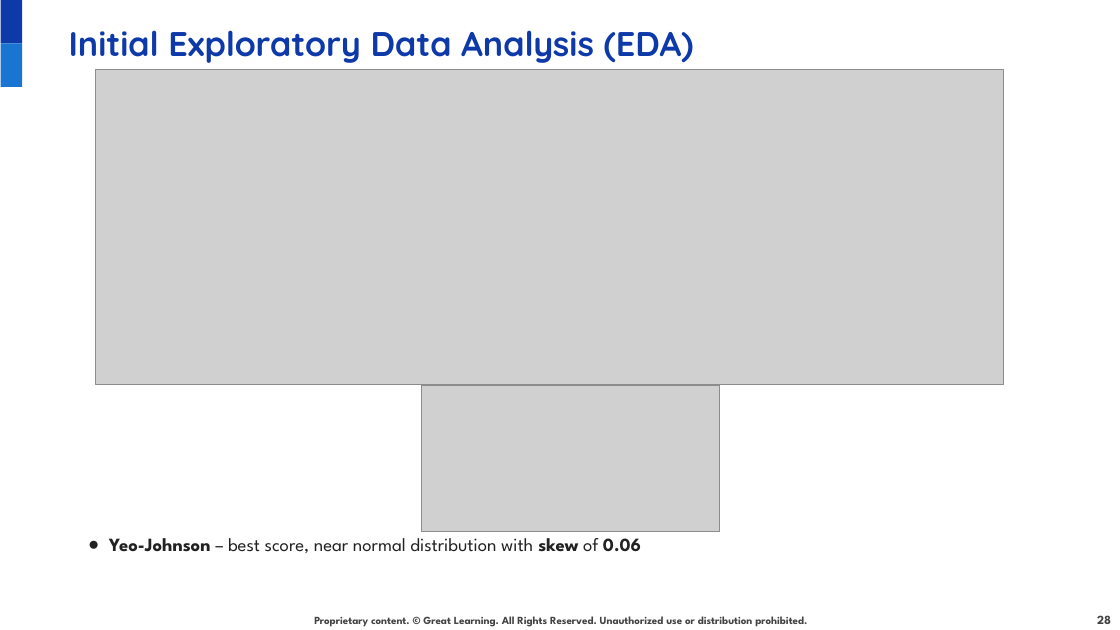
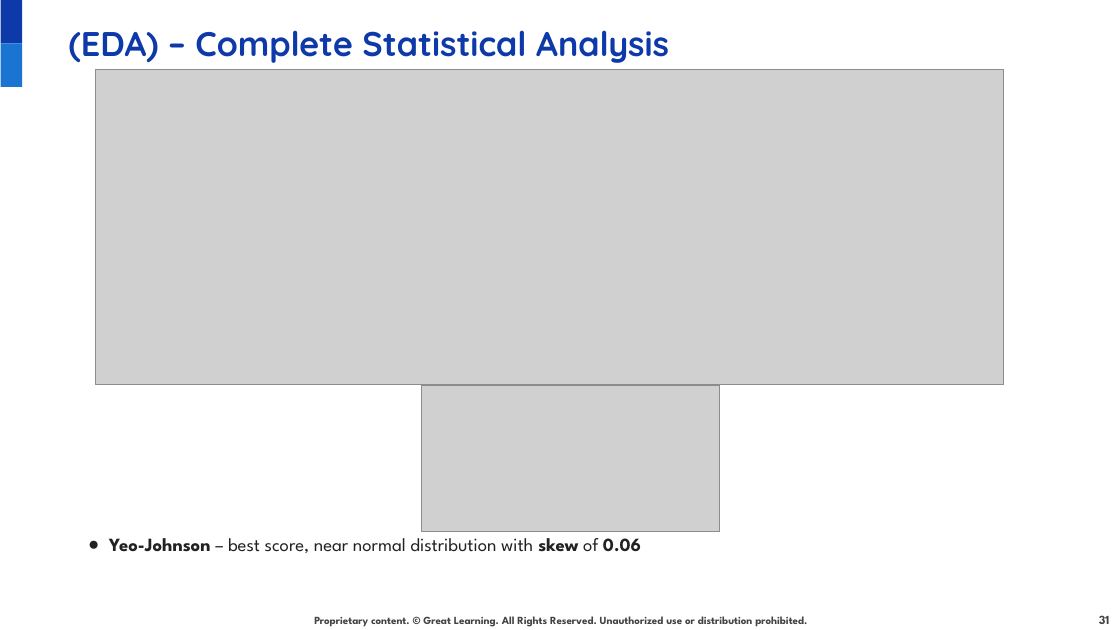
Before and after one commit to juanbucz/GreatLearning-TermProjects, a slide deck: slide 31 of Neural Networks - Loan Default/Loan Default Prediction Presentation - Business Interpretation - John Buczkowski.pptx (slide 28 before the commit). Drawn at 1120x630 pixels with LibreOffice and Linux fonts; fonts in the diff are those of the drawing; grey boxes stand for pictures; background and template pictures are left out. Boxes give left, top, right and bottom in pixels: in the first picture for what was removed or moved away, otherwise in the second. Text is boxed around its words. In the diff, an @@ line names an element or a change of style, - is before the commit and + after.

```diff
--- a/Neural Networks - Loan Default/Loan Default Prediction Presentation - Business Interpretation - John Buczkowski.pptx
+++ b/Neural Networks - Loan Default/Loan Default Prediction Presentation - Business Interpretation - John Buczkowski.pptx
@@ text at <box>69,30,669,63</box>: text changed @@
-Initial Exploratory Data Analysis (EDA)
+(EDA) – Complete Statistical Analysis
@@ page number at <box>1099,615,1110,624</box>: text changed @@
-28
+31
```
Also in this commit, not shown: 17 other slides changed, 5 slides added, 6 slides removed.
